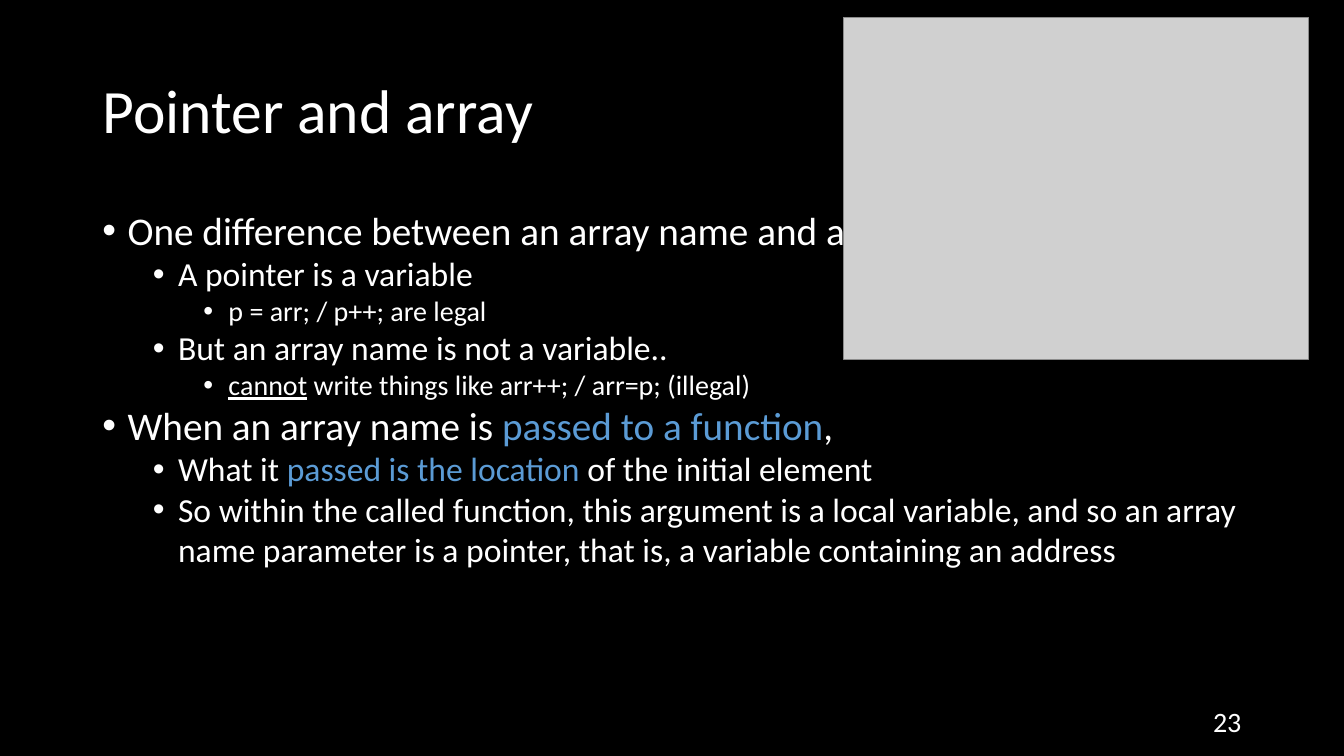
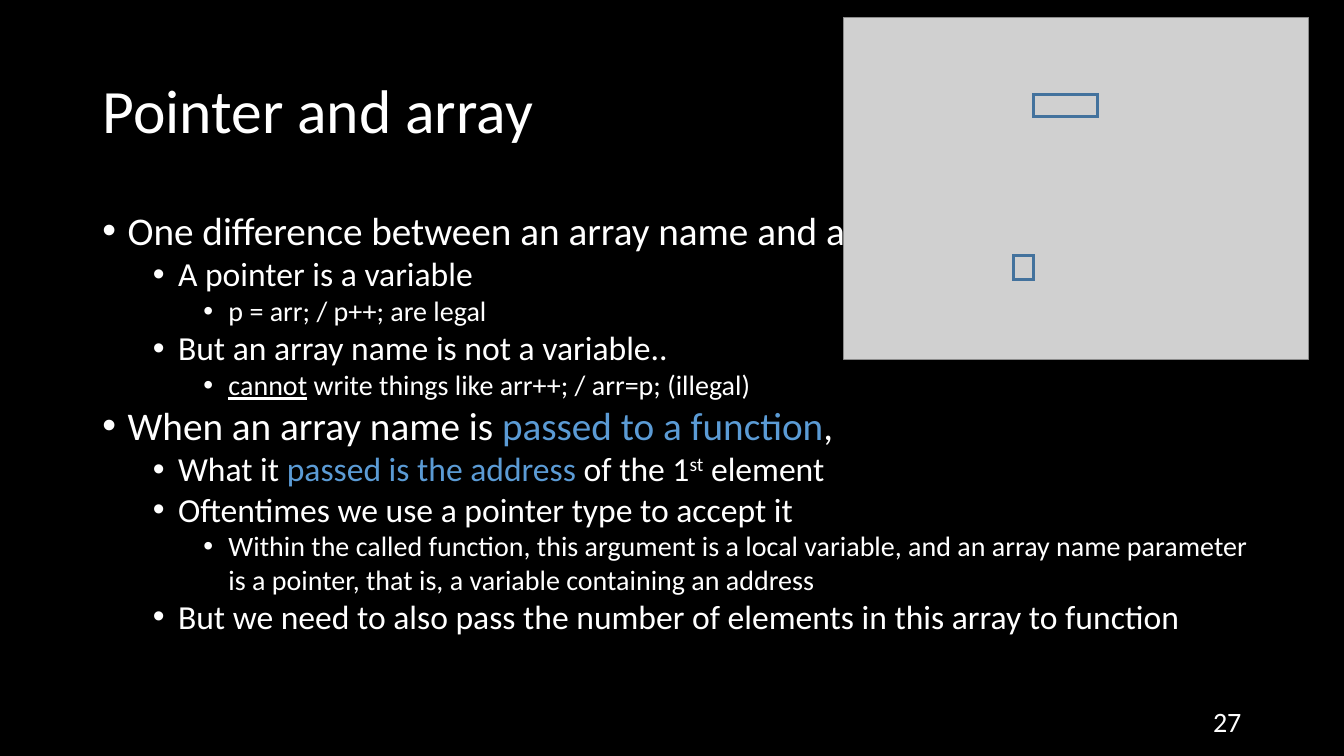
Before and after one commit to NYU-CSO/nyu-cso.github.io, a slide deck: slide 27 of rec-notes/r05.pptx (slide 23 before the commit). Drawn at 1344x756 pixels with LibreOffice and Linux fonts; fonts in the diff are those of the drawing; grey boxes stand for pictures. Boxes give left, top, right and bottom in pixels: in the first picture for what was removed or moved away, otherwise in the second. Text is boxed around its words. In the diff, an @@ line names an element or a change of style, - is before the commit and + after.

```diff
--- a/rec-notes/r05.pptx
+++ b/rec-notes/r05.pptx
@@ rectangle added at (x1=1034, y1=95, x2=1098, y2=117), outline #43739E 2.25 pt @@
@@ rectangle added at (x1=1013, y1=255, x2=1034, y2=279), outline #43739E 2.25 pt @@
@@ text at (x1=178, y1=457, x2=1247, y2=635): text changed @@
-  • What it passed is the location of the initial element
-  • So within the called function, this argument is a local variable, and so an array name parameter is a pointer, that is, a variable containing an address
+  • What it passed is the address of the 1st element
+  • Oftentimes we use a pointer type to accept it
+    • Within the called function, this argument is a local variable, and an array name parameter is a pointer, that is, a variable containing an address
+  • But we need to also pass the number of elements in this array to function
@@ page number at (x1=1213, y1=713, x2=1241, y2=732): text changed @@
-23
+27
```
Also in this commit, not shown: 5 other slides changed, 14 slides added, 10 slides removed, 1 other file.
